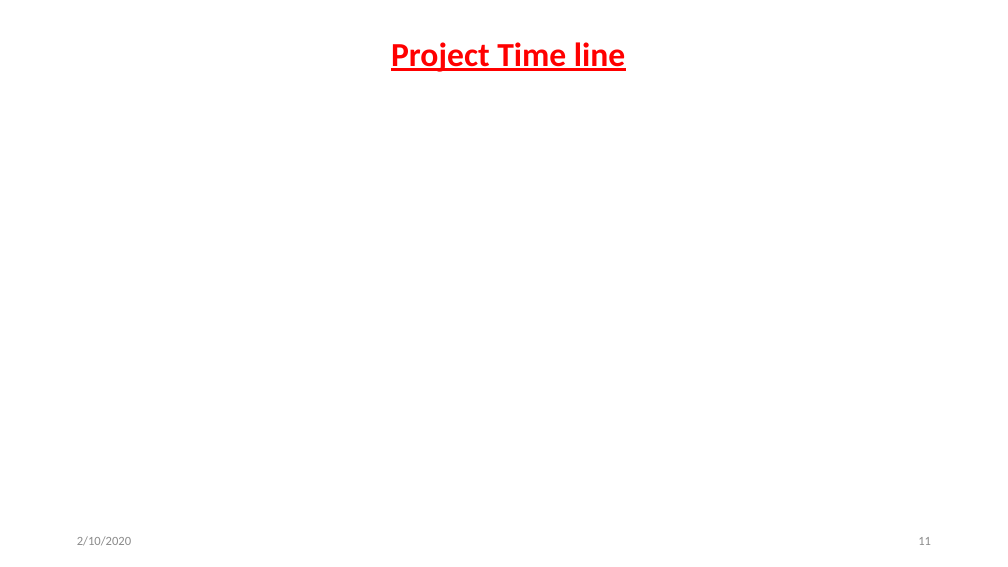
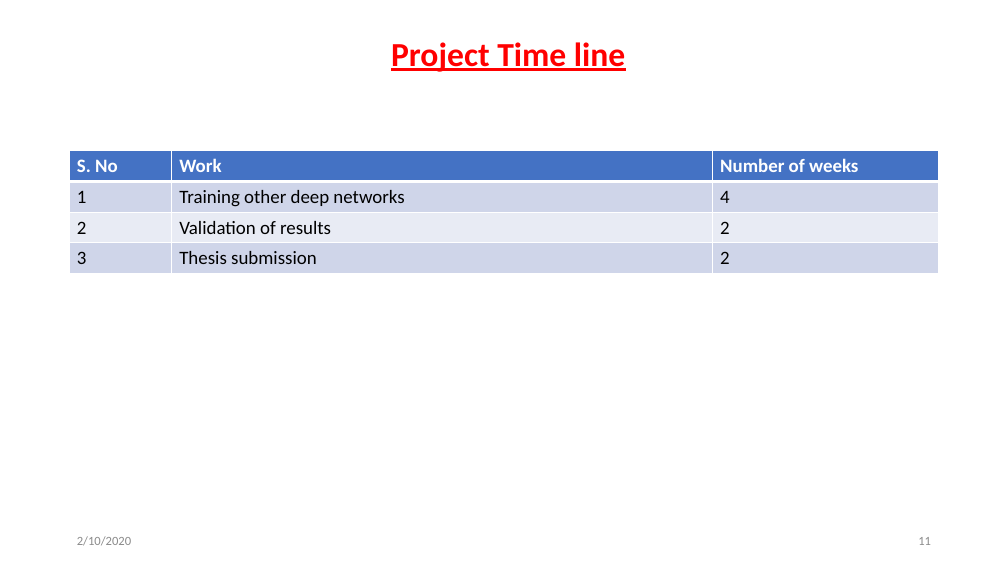
Before and after one commit to svec-final-year-project-eee/Project, a slide deck: slide 11 of Reviews/second review/Second Oral Presentation.pptx. Drawn at 1008x567 pixels with LibreOffice and Linux fonts; fonts in the diff are those of the drawing. Boxes give left, top, right and bottom in pixels: in the first picture for what was removed or moved away, otherwise in the second. Text is boxed around its words. In the diff, an @@ line names an element or a change of style, - is before the commit and + after.

```diff
--- a/Reviews/second review/Second Oral Presentation.pptx
+++ b/Reviews/second review/Second Oral Presentation.pptx
@@ table added at (70, 151, 940, 274), 4 rows, 3 columns @@
+S. No | Work | Number of weeks
+1 | Training other deep networks | 4
+2 | Validation of results | 2
+3 | Thesis submission | 2
```
Also in this commit, not shown: 6 other slides changed, 1 slide removed.
